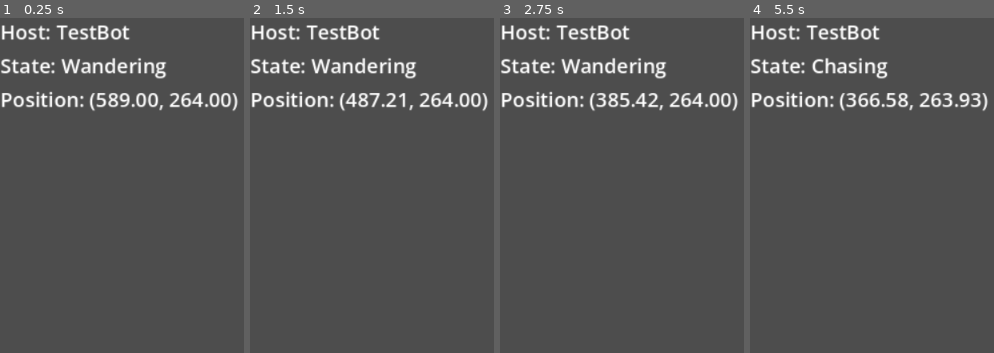
Above: before the commit, frames 1-4 (left to right).
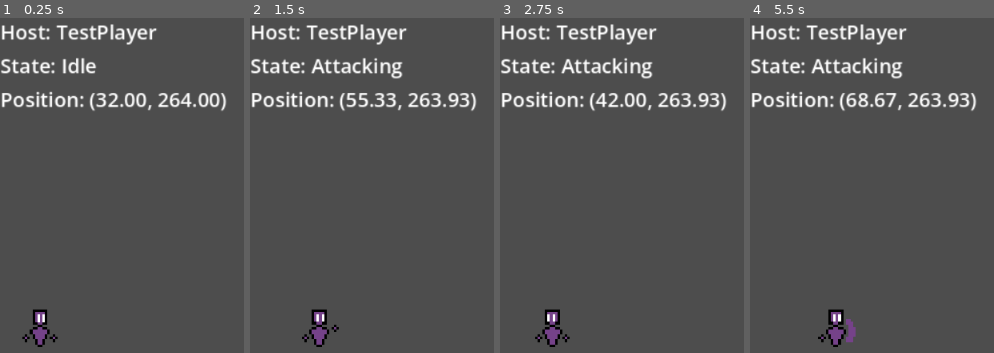
Above: after the commit, the same moments.

Repository: paruparo-dev/dreams-and-nightmares
Game: Godot game, scene res://src/core/Game.tscn
Same seed, same stepped clock (60 frames per second), same inputs: the game is played once before the commit and once after it.
Inputs:
- Up to frame 1 (0.25 s): no input
- Up to frame 2 (1.5 s): tap Enter at 0.5 s; hold D (MoveRight) from 0.53 s (still down); tap J (Attack, bound only after the commit) at 0.6, 1.35 s; tap Space (Jump) at 0.77, 1.25 s
- Up to frame 3 (2.75 s): tap Space (Jump) at 1.52 s; tap Enter at 2 s; release D (MoveRight) at 2.03 s; hold A (MoveLeft) from 2.03 s (still down); tap J (Attack, bound only after the commit) at 2.1 s
- Up to frame 4 (5.5 s): tap Space (Jump) at 2.75, 3.02, 3.77, 4.25, 4.52 s; release A (MoveLeft) at 2.78 s; hold D (MoveRight) 2.78-4.28 s; tap J (Attack, bound only after the commit) every 0.75 s from 2.85 to 5.1 s; tap Enter at 3.5 s; hold A (MoveLeft) 4.28-5.03 s; hold D (MoveRight) from 5.03 s (still down)

The runs differ from the first frame. In frame 1, 3.7% of the frame differs, in the area x 9-98%, y 1-99%; in frame 2, 4.1%; in frame 3, 4.1%; in frame 4, 4.3%, in the area x 25-98%, y 1-99%.
Error before the commit: Invalid assignment of property or key 'flip_h' with value of type 'bool' on a base object of type 'null instance'. (res://src/characters/TestPlayer.gd:22)

Commit message:
feat: add sprite texture to TestPlayer in Game scene

Diff:
--- a/project.godot
+++ b/project.godot
@@ -55,6 +55,11 @@
 "events": [Object(InputEventKey,"resource_local_to_scene":false,"resource_name":"","device":-1,"window_id":0,"alt_press …(191 unchanged characters)…
 ]
 }
+Attack={
+"deadzone": 0.2,
+"events": [Object(InputEventKey,"resource_local_to_scene":false,"resource_name":"","device":-1,"window_id":0,"alt_pressed":false,"shift_pressed":false,"ctrl_pressed":false,"meta_pressed":false,"pressed":false,"keycode":0,"physical_keycode":74,"key_label":0,"unicode":106,"location":0,"echo":false,"script":null)
+]
+}
 
 [physics]
 
--- a/src/core/Game.tscn
+++ b/src/core/Game.tscn
@@ -1,14 +1,17 @@
 [gd_scene format=3 uid="uid://dw8j77unvk2iq"]
 
 [ext_resource type="Script" uid="uid://cgg4cjh06ykk1" path="res://src/characters/TestPlayer.gd" id="1_coggd"]
+[ext_resource type="Texture2D" uid="uid://blhgq1a0bxwj6" path="res://assets/TestCharacterAttackSprite.png" id="2_0f264"]
 [ext_resource type="Script" uid="uid://vgdvj58go04a" path="res://src/core/StateMachine.gd" id="2_pxk5c"]
 [ext_resource type="Script" uid="uid://lm5uqueydjvu" path="res://src/states/characters/TestPlayer/IdleState.gd" id="3_qepir"]
 [ext_resource type="Script" uid="uid://bohdm5prm122t" path="res://src/states/characters/TestPlayer/MovingState.gd" id="4_60e0f"]
 [ext_resource type="Script" uid="uid://3s2icb022fhv" path="res://src/states/characters/TestPlayer/JumpingState.gd" id="5_60e0f"]
 [ext_resource type="Script" uid="uid://ccqkjjnf88krb" path="res://src/debug/DataDisplay.gd" id="5_ng5f3"]
 [ext_resource type="Script" uid="uid://1dj3wtta8o5q" path="res://src/states/characters/TestPlayer/FallingState.gd" id="6_shdmu"]
+[ext_resource type="Script" uid="uid://om6trek17uc7" path="res://src/states/characters/TestPlayer/AttackingState.gd" id="7_6xc33"]
 [ext_resource type="Script" uid="uid://cotsl56wc4dj4" path="res://src/characters/TestBot.gd" id="7_xw68a"]
 [ext_resource type="Script" uid="uid://63wstxxuiem6" path="res://src/states/characters/TestBot/WanderingState.gd" id="8_coggd"]
+[ext_resource type="Script" uid="uid://cwvi48olyemdg" path="res://src/gameplay/HitboxComponent.gd" id="8_etiq1"]
 [ext_resource type="Script" uid="uid://btjxt5278jxqq" path="res://src/states/characters/TestBot/ChasingState.gd" id="9_coggd"]
 
 [sub_resource type="WorldBoundaryShape2D" id="WorldBoundaryShape2D_b5xfj"]
@@ -19,11 +22,109 @@
 
 [sub_resource type="RectangleShape2D" id="RectangleShape2D_ajbhg"]
 size = Vector2(640, 96)
+
+[sub_resource type="AtlasTexture" id="AtlasTexture_0f264"]
+atlas = ExtResource("2_0f264")
+region = Rect2(0, 0, 16, 16)
+
+[sub_resource type="AtlasTexture" id="AtlasTexture_4as8b"]
+atlas = ExtResource("2_0f264")
+region = Rect2(80, 0, 16, 16)
+
+[sub_resource type="AtlasTexture" id="AtlasTexture_0a2i0"]
+atlas = ExtResource("2_0f264")
+region = Rect2(0, 16, 16, 16)
+
+[sub_resource type="AtlasTexture" id="AtlasTexture_tatff"]
+atlas = ExtResource("2_0f264")
+region = Rect2(96, 16, 16, 16)
+
+[sub_resource type="AtlasTexture" id="AtlasTexture_epph5"]
+atlas = ExtResource("2_0f264")
+region = Rect2(112, 16, 16, 16)
+
+[sub_resource type="AtlasTexture" id="AtlasTexture_22yar"]
+atlas = ExtResource("2_0f264")
+region = Rect2(128, 16, 16, 16)
+
+[sub_resource type="AtlasTexture" id="AtlasTexture_saqgj"]
+atlas = ExtResource("2_0f264")
+region = Rect2(0, 0, 16, 16)
+
+[sub_resource type="SpriteFrames" id="SpriteFrames_b5xfj"]
+animations = [{
+"frames": [{
+"duration": 1.0,
+"texture": SubResource("AtlasTexture_0f264")
+}, {
+"duration": 1.0,
+"texture": SubResource("AtlasTexture_4as8b")
+}, {
+"duration": 1.0,
+"texture": SubResource("AtlasTexture_0a2i0")
+}, {
+"duration": 1.0,
+"texture": SubResource("AtlasTexture_tatff")
+}, {
+"duration": 1.0,
+"texture": SubResource("AtlasTexture_epph5")
+}, {
+"duration": 1.0,
+"texture": SubResource("AtlasTexture_epph5")
+}, {
+"duration": 1.0,
+"texture": SubResource("AtlasTexture_epph5")
+}, {
+"duration": 1.0,
+"texture": SubResource("AtlasTexture_22yar")
+}],
+"loop": 0,
+"name": &"Attacking",
+"speed": 12.0
+}, {
+"frames": [{
+"duration": 1.0,
+"texture": SubResource("AtlasTexture_saqgj")
+}],
+"loop": 1,
+"name": &"Idle",
+"speed": 12.0
+}]
 
 [sub_resource type="CapsuleShape2D" id="CapsuleShape2D_b5xfj"]
 radius = 8.0
 height = 32.0
 
+[sub_resource type="CircleShape2D" id="CircleShape2D_fsvvc"]
+radius = 24.0
+
+[sub_resource type="Animation" id="Animation_etiq1"]
+resource_name = "Attack"
+length = 1.000008363135904
+step = 0.083333336
+tracks/0/type = "method"
+tracks/0/imported = false
+tracks/0/enabled = true
+tracks/0/path = NodePath("StateMachine/Attacking/HitboxComponent")
+tracks/0/interp = 1
+tracks/0/loop_wrap = true
+tracks/0/keys = {
+"times": PackedFloat32Array(0.25, 0.5833333),
+"transitions": PackedFloat32Array(1, 1),
+"values": [{
+"args": [],
+"method": &"enable"
+}, {
+"args": [],
+"method": &"disable"
+}]
+}
+
+[sub_resource type="AnimationLibrary" id="AnimationLibrary_0f264"]
+_data = {
+&"Attacking": SubResource("Animation_etiq1")
+}
+
 [sub_resource type="CapsuleShape2D" id="CapsuleShape2D_fsvvc"]
 radius = 8.0
 height = 32.0
@@ -46,10 +147,9 @@
 shape = SubResource("WorldBoundaryShape2D_ajbhg")
 
 [node name="Ground" type="StaticBody2D" parent="WorldRoot/LevelRoot/TestLevel" unique_id=46001906]
-position = Vector2(320, 264)
+position = Vector2(320, 312)
 
 [node name="CollisionShape2D" type="CollisionShape2D" parent="WorldRoot/LevelRoot/TestLevel/Ground" unique_id=155765202]
-position = Vector2(0, 48)
 shape = SubResource("RectangleShape2D_ajbhg")
 
 [node name="EntityRoot" type="Node2D" parent="WorldRoot" unique_id=1770554558]
@@ -58,6 +158,15 @@
 position = Vector2(32, 264)
 script = ExtResource("1_coggd")
 
+[node name="AnimatedSprite2D" type="AnimatedSprite2D" parent="WorldRoot/EntityRoot/TestPlayer" unique_id=1058906809]
+texture_filter = 1
+position = Vector2(0, -16)
+scale = Vector2(2, 2)
+sprite_frames = SubResource("SpriteFrames_b5xfj")
+animation = &"Attacking"
+frame = 7
+frame_progress = 1.0
+
 [node name="CollisionShape2D" type="CollisionShape2D" parent="WorldRoot/EntityRoot/TestPlayer" unique_id=137443781]
 position = Vector2(0, -16)
 shape = SubResource("CapsuleShape2D_b5xfj")
@@ -81,6 +190,23 @@
 [node name="Falling" type="Node" parent="WorldRoot/EntityRoot/TestPlayer/StateMachine" unique_id=1953176002]
 script = ExtResource("6_shdmu")
 metadata/_custom_type_script = "uid://segyoa1x8o2p"
+
+[node name="Attacking" type="Node" parent="WorldRoot/EntityRoot/TestPlayer/StateMachine" unique_id=334734851 node_paths=PackedStringArray("animation")]
+script = ExtResource("7_6xc33")
+animation = NodePath("../../AnimationPlayer")
+metadata/_custom_type_script = "uid://segyoa1x8o2p"
+
+[node name="HitboxComponent" type="Area2D" parent="WorldRoot/EntityRoot/TestPlayer/StateMachine/Attacking" unique_id=359013792]
+position = Vector2(32, 264)
+script = ExtResource("8_etiq1")
+metadata/_custom_type_script = "uid://cwvi48olyemdg"
+
+[node name="CollisionShape2D" type="CollisionShape2D" parent="WorldRoot/EntityRoot/TestPlayer/StateMachine/Attacking/HitboxComponent" unique_id=1309770683]
+position = Vector2(24, -16)
+shape = SubResource("CircleShape2D_fsvvc")
+
+[node name="AnimationPlayer" type="AnimationPlayer" parent="WorldRoot/EntityRoot/TestPlayer" unique_id=472718427]
+libraries/ = SubResource("AnimationLibrary_0f264")
 
 [node name="TestBot" type="CharacterBody2D" parent="WorldRoot/EntityRoot" unique_id=169574993]
 position = Vector2(608, 264)
@@ -117,7 +243,7 @@
 offset_right = 40.0
 offset_bottom = 40.0
 script = ExtResource("5_ng5f3")
-host = NodePath("../../../WorldRoot/EntityRoot/TestBot")
+host = NodePath("../../../WorldRoot/EntityRoot/TestPlayer")
 
 [node name="HostLabel" type="Label" parent="DebugLayer/DebugRoot/DataDisplay" unique_id=472100485]
 layout_mode = 2
